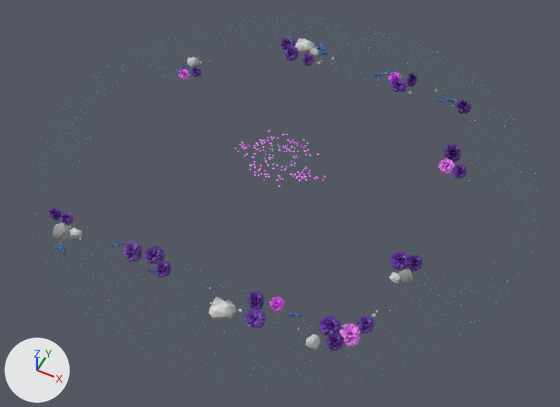
The FBX model Assets/Models/Crossing/Crossing_Buildings/Individual_Buildings/Crossing_Plants.fbx, before and after one commit.
Both versions are drawn from a 50 mm camera at (2.03, -4.09, 4.58) aimed at (0.11, -0.25, -0.23). The axes (+X, +Y, +Z) are drawn at lower left. The lights are the same throughout. Where no turn or scale is listed for an object, it has been applied to the vertices.

Names of what the first picture shows: 'Crossing_Plants'.
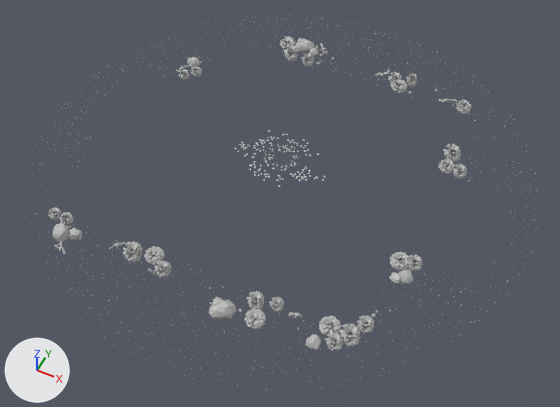
What changed in the scene script:
```text
Add mat_environment_02:
    mat_environment_02 = principled_material('Environment_02')
    mat_environment_02.base_color = (0.5, 0.5, 0.5)  # grey #bcbcbc
Change me_mesh:
    where me_mesh.from_pydata(...)  # 49222 vertices, 19090 faces; spans x -2.1..2.1, y -2.1..2.1, z -0.09..0.09
    used by ob_crossing_plants; location = (0.002, -0.003, 0.012)
    me_mesh part 1: all 17388 faces that had it switch from mat_grass (picture img_crossing_grass_png) to mat_environment_02 (grey #bcbcbc)
    me_mesh part 2: all 1702 faces that had it switch from mat_leaves2 (picture img_crossing_leaves_png) to mat_environment_02 (grey #bcbcbc)
```

Changed parts and their boxes (x1, y1, x2, y2) in the pictures (560 x 407 px):
part 1 of me_mesh, recoloured (purple to grey): (24, 14, 541, 390) in both
part 2 of me_mesh, recoloured (pink to grey): (178, 69, 455, 347) in both
